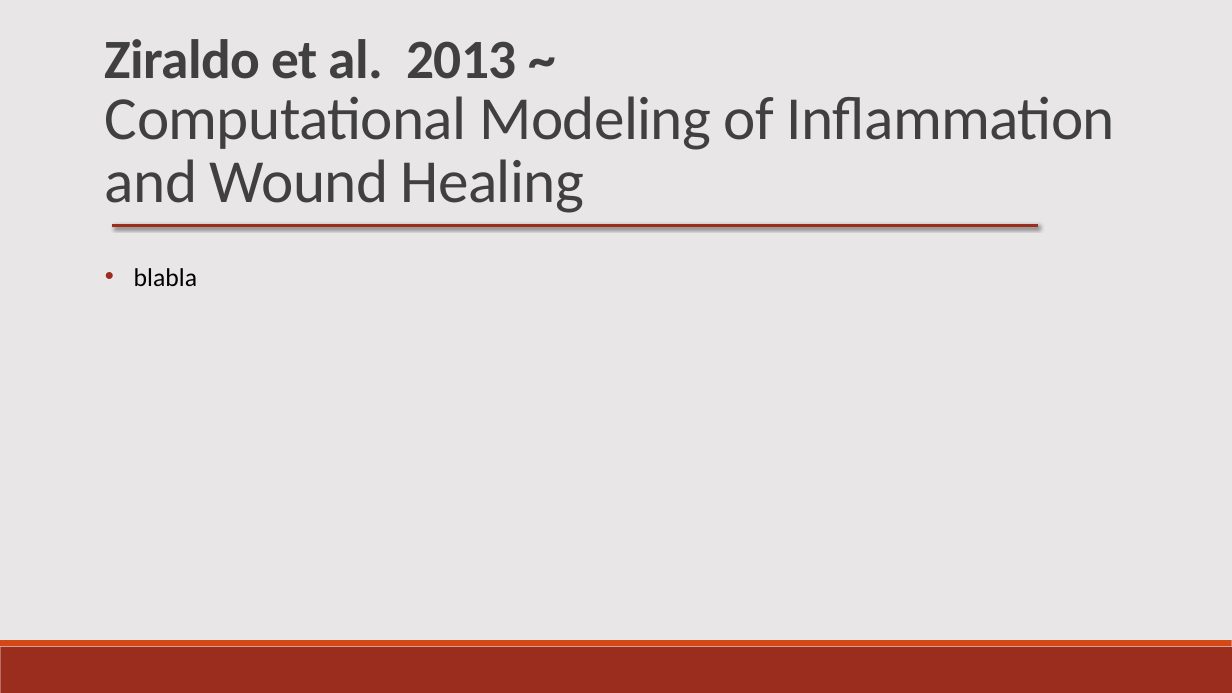
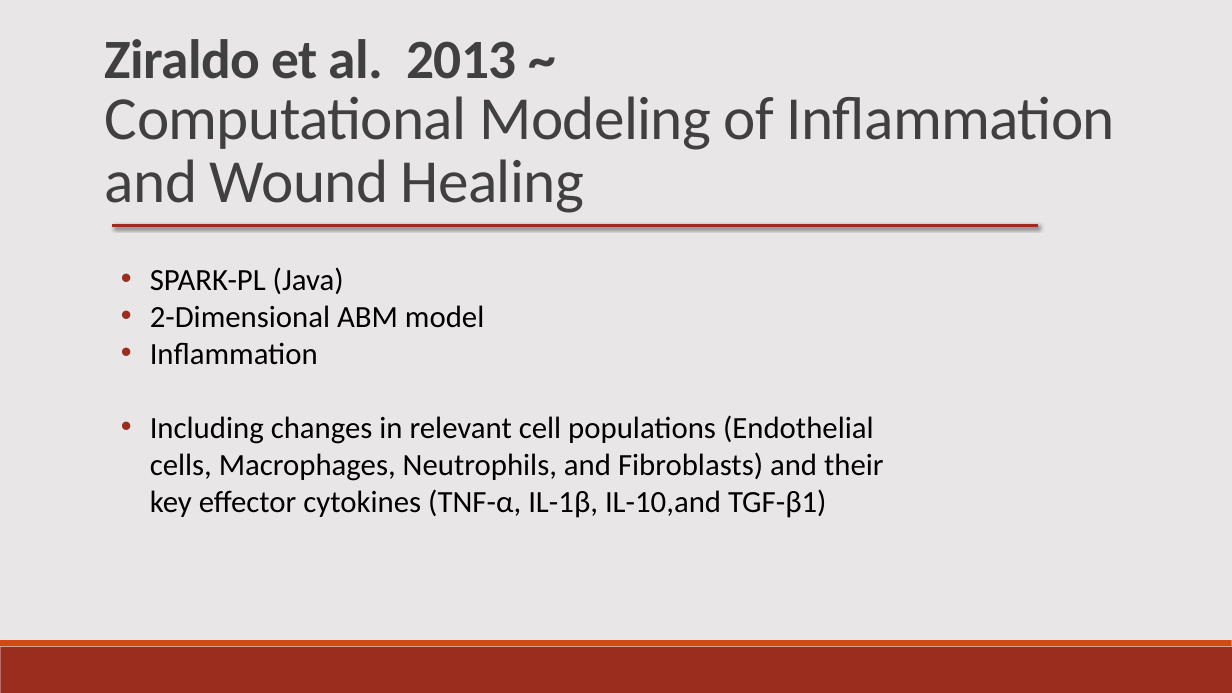
Before and after one commit to BenDickens/Brandwonden-Project-IAS, a slide deck: slide 8 of Notes and Primers/research proposal ppt.pptx. Drawn at 1232x693 pixels with LibreOffice and Linux fonts; fonts in the diff are those of the drawing. Boxes give left, top, right and bottom in pixels: in the first picture for what was removed or moved away, otherwise in the second. Text is boxed around its words. In the diff, an @@ line names an element or a change of style, - is before the commit and + after.

```diff
--- a/Notes and Primers/research proposal ppt.pptx
+++ b/Notes and Primers/research proposal ppt.pptx
@@ text removed at (134, 268, 197, 286) @@
-• blabla
@@ text added at (150, 267, 884, 518), 24 pt, text #000000 @@
+• SPARK-PL (Java)
+• 2-Dimensional ABM model
+• Inflammation
+• Including changes in relevant cell populations (Endothelial cells, Macrophages, Neutrophils, and Fibroblasts) and their key effector cytokines (TNF-α, IL-1β, IL-10,and TGF-β1)
```
Also in this commit, not shown: 5 other slides changed.
